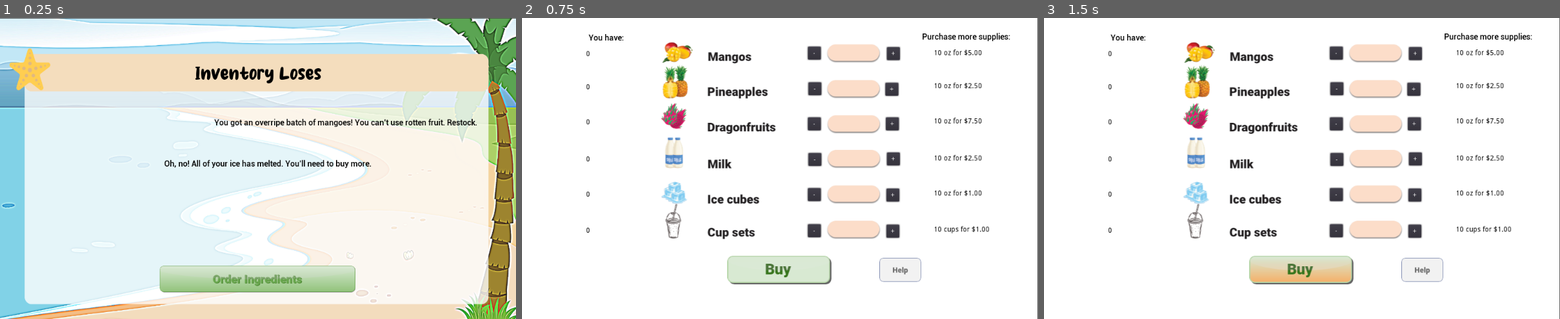
Above: before the commit, frames 1-3 (left to right).
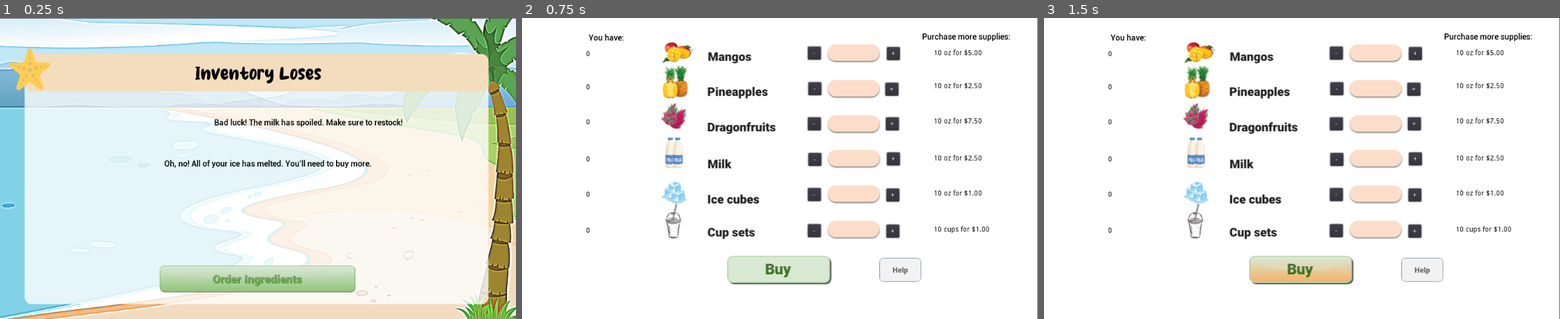
Above: after the commit, the same moments.

Repository: thepriscillawang/SMOOthies
Game: Godot game, scene res://Scenes/IngredientsEvent.tscn
The game is run twice, just before and just after one commit, with the same random seed, the same clock (stepped at 60 frames per second) and the same inputs. This scene is started directly instead of the project's main scene. Sound files missing from this copy of the repository are replaced by a short silence.
Inputs (mouse positions are in pixels of both pictures, inside the frame that each line leads up to):
- Up to frame 1 (0.25 s): no input
- Up to frame 2 (0.75 s): click (780, 279) at 0.5 s
- Up to frame 3 (1.5 s): click (1302, 270) at 1.25 s

The runs differ from the first frame. In frame 1, 0.7% of the frame differs, in the area x 41-93%, y 33-37%; in frame 2, nothing differs; in frame 3, nothing differs.
Error in both runs: Invalid operands 'Nil' and 'int' in operator '+'. (res://Scenes/Ingredients.gd:29)

Commit message:
fixed ingredient udpate and end of day report

Diff:
--- a/src/SMOOthies/Scenes/Global.gd
+++ b/src/SMOOthies/Scenes/Global.gd
@@ -1,7 +1,7 @@
 extends Node
 
-var total_days = 14
-var req_amount_to_open_store = 0
+var total_days = 3
+var req_amount_to_open_store = 100
 var special_events = []
 var curr_day_num_cups_sold = 0
 var curr_day_total_pop = 0
@@ -81,10 +81,10 @@
 	{event = "Normal Day", low = 70, high = 110}
 ]
 
-var _ingredient_events = [
+var ingredient_events = [
 	{event = "Bad luck! The milk has spoiled. Make sure to restock!", id = 0},
 	{event = "You got an overripe batch of mangoes! You can’t use rotten fruit. Restock.", id =1},
-	{event = "Thieving birds! They made off with the dragon fruit! Order more.", id = 2}
+	{event = "Thieving birds! They made off with the dragonfruit! Order more.", id = 2}
 ]
 
 #generate random events
--- a/src/SMOOthies/Scenes/IngredientsEvent.gd
+++ b/src/SMOOthies/Scenes/IngredientsEvent.gd
@@ -1,28 +1,25 @@
 extends Node2D
 
-var _events = Global._ingredient_events
+var _events = Global.ingredient_events
 var rng = RandomNumberGenerator.new()
-var _ingredient_events = [
-	{event = "Bad luck! The milk has spoiled. Make sure to restock!", id = 0},
-	{event = "You got an overripe batch of mangoes! You can’t use rotten fruit. Restock.", id =1},
-	{event = "Thieving birds! They made off with the dragon fruit! Order more.", id = 2}
-]
 
 func _ready():
+	print("in IngredientsEvent")
 	# Reset ice
 	Global.inventory_ice = 0
 	# should pick whether it should have extra event
 	rng.randomize()
-	var my_random_number = rng.randi_range(0,2)
+	var my_random_number = rng.randi_range(0,5)
 	print("random number is: " + str(my_random_number))
-	if (my_random_number == 0):
-		$IngredientsEventLabel.text = _events[randi() % _events.size()].event
+	if (my_random_number == 0 || my_random_number == 1 || my_random_number == 2):
+		$IngredientsEventLabel.text = _events[my_random_number].event
 		reset_values(my_random_number)
 	else:
 		$IngredientsEventLabel.text = ""
 	Global.reset_curr_ingredients()
 
 func reset_values(id):
+	print('reset values called')
 	if (id == 0):
 		Global.inventory_milk = 0
 	elif (id == 1):
